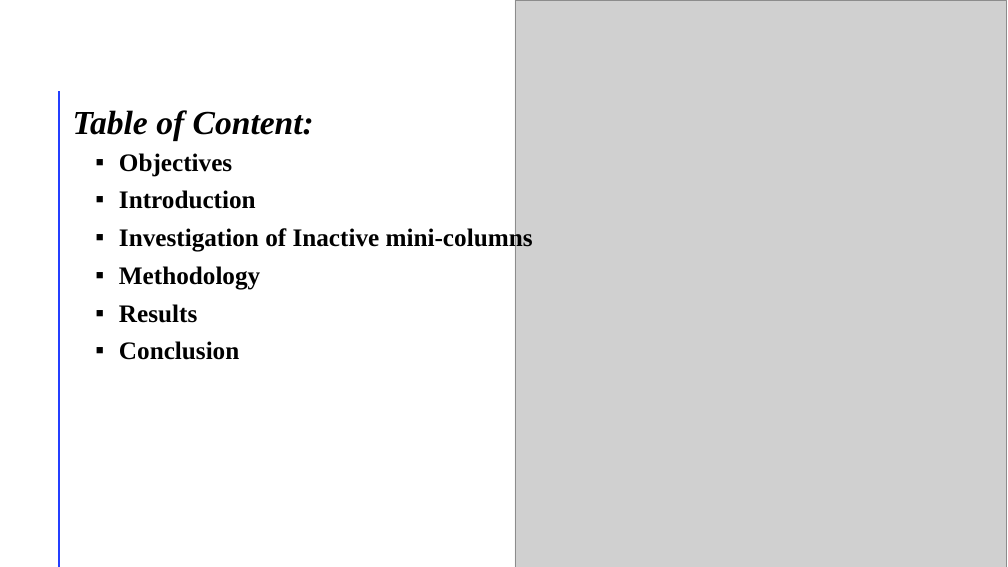
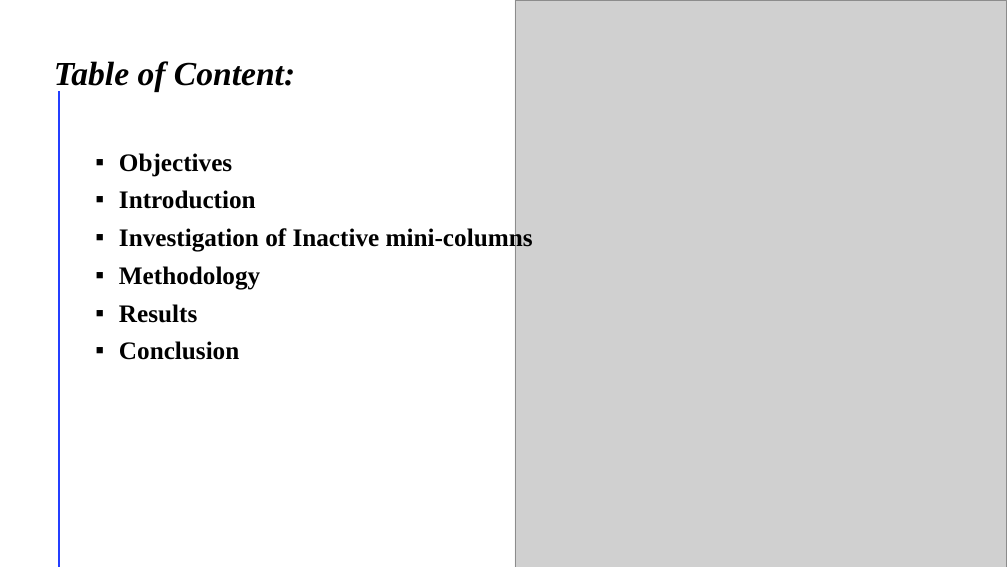
Before and after one commit to fahimtalukdarakash/neocortexapi_Team_SqrAS, a slide deck: slide 2 of Documentation Folder/Implement the New Spatial Pattern Learning Experiment Presentaion.pptx. Drawn at 1008x567 pixels with LibreOffice and Linux fonts; fonts in the diff are those of the drawing; grey boxes stand for pictures; background and template pictures are left out. Boxes give left, top, right and bottom in pixels: in the first picture for what was removed or moved away, otherwise in the second. Text is boxed around its words. In the diff, an @@ line names an element or a change of style, - is before the commit and + after.

```diff
--- a/Documentation Folder/Implement the New Spatial Pattern Learning Experiment Presentaion.pptx
+++ b/Documentation Folder/Implement the New Spatial Pattern Learning Experiment Presentaion.pptx
@@ text "Table of Content:": place and size @@
-text "Table of Content:" at [73,110,314,141]
+text "Table of Content:" at [54,61,295,92]
```
Also in this commit, not shown: 1 other slide changed, 5 other files.
